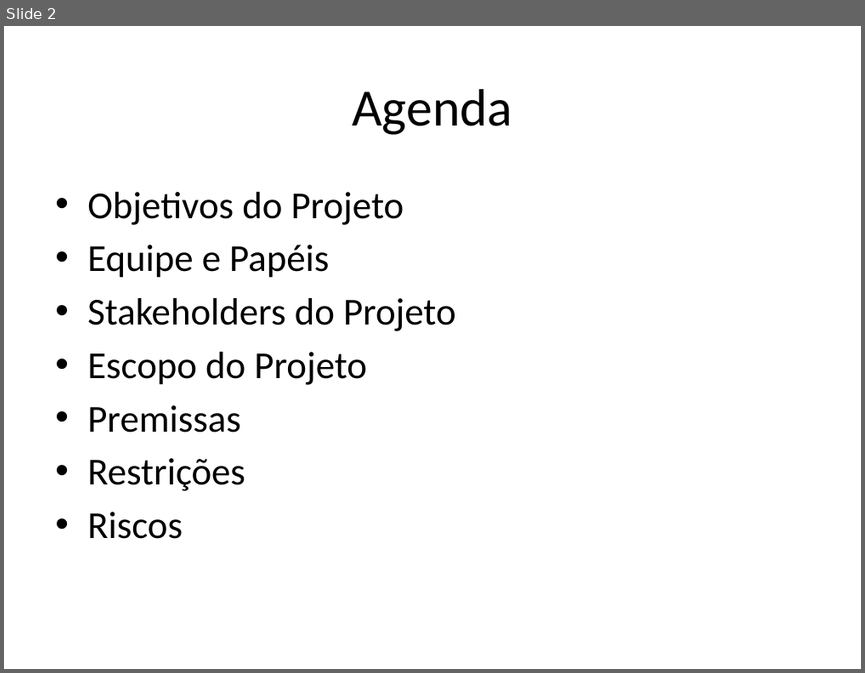
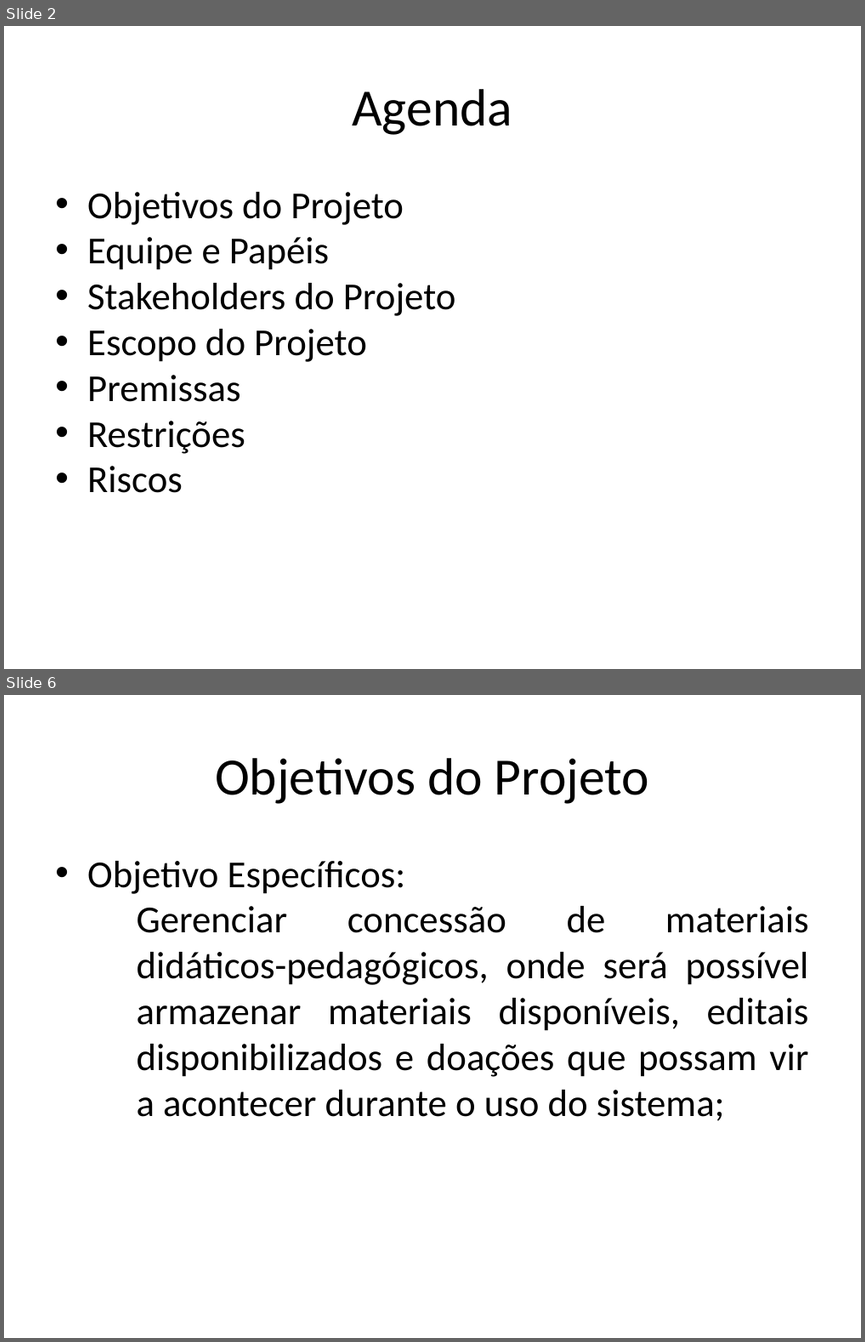
Before and after one commit to amslv/SIGEAS, a slide deck: 01-PROJETO-2015.2/01-GERENCIA DE PROJETO/Plano_de_Projeto.pptx. Shown one above the other, each under a label of ours: slide 2 before the commit, slides 2 and 6 after it; the slides between them are not shown. The pictures are 865x673 and 865x1342 pixels, drawn with LibreOffice and Linux fonts; fonts in the diff are those of the drawing. Boxes give left, top, right and bottom in pixels: in the first picture for what was removed or moved away, otherwise in the second. Text is boxed around its words. In the diff, an @@ line names an element or a change of style, - is before the commit and + after.

Commit message:
Versão 0.1 do Plano de Projeto

```diff
--- a/01-PROJETO-2015.2/01-GERENCIA DE PROJETO/Plano_de_Projeto.pptx
+++ b/01-PROJETO-2015.2/01-GERENCIA DE PROJETO/Plano_de_Projeto.pptx
@@ slide 6 added at (x1=4, y1=695, x2=861, y2=1338), background #FFFFFF @@
@@ text added at (x1=215, y1=758, x2=649, y2=804), 44 pt, text #000000 @@
+Objetivos do Projeto
@@ text added at (x1=87, y1=861, x2=809, y2=1121), 32 pt, text #000000 @@
+• Objetivo Específicos:
+  − Gerenciar concessão de materiais didáticos-pedagógicos, onde será possível armazenar materiais disponíveis, editais disponibilizados e doações que possam vir a acontecer durante o uso do sistema;
@@ slide 2 changed as well @@
@@ text "Objetivos do Projeto" at (x1=87, y1=192, x2=456, y2=493): indent changed; less space between paragraphs @@
```
Also in this commit, not shown: 8 other slides changed, 7 other slides added, 2 other files.
